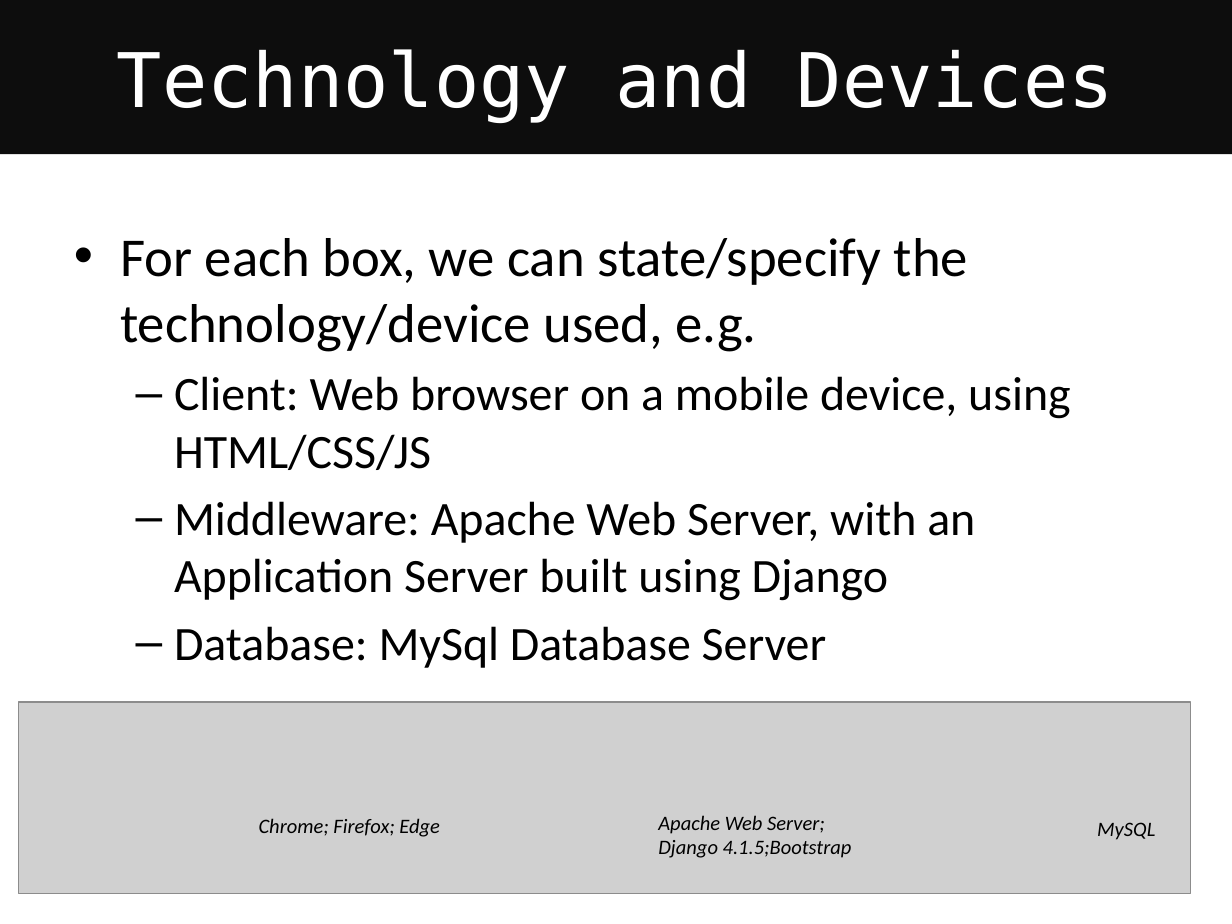
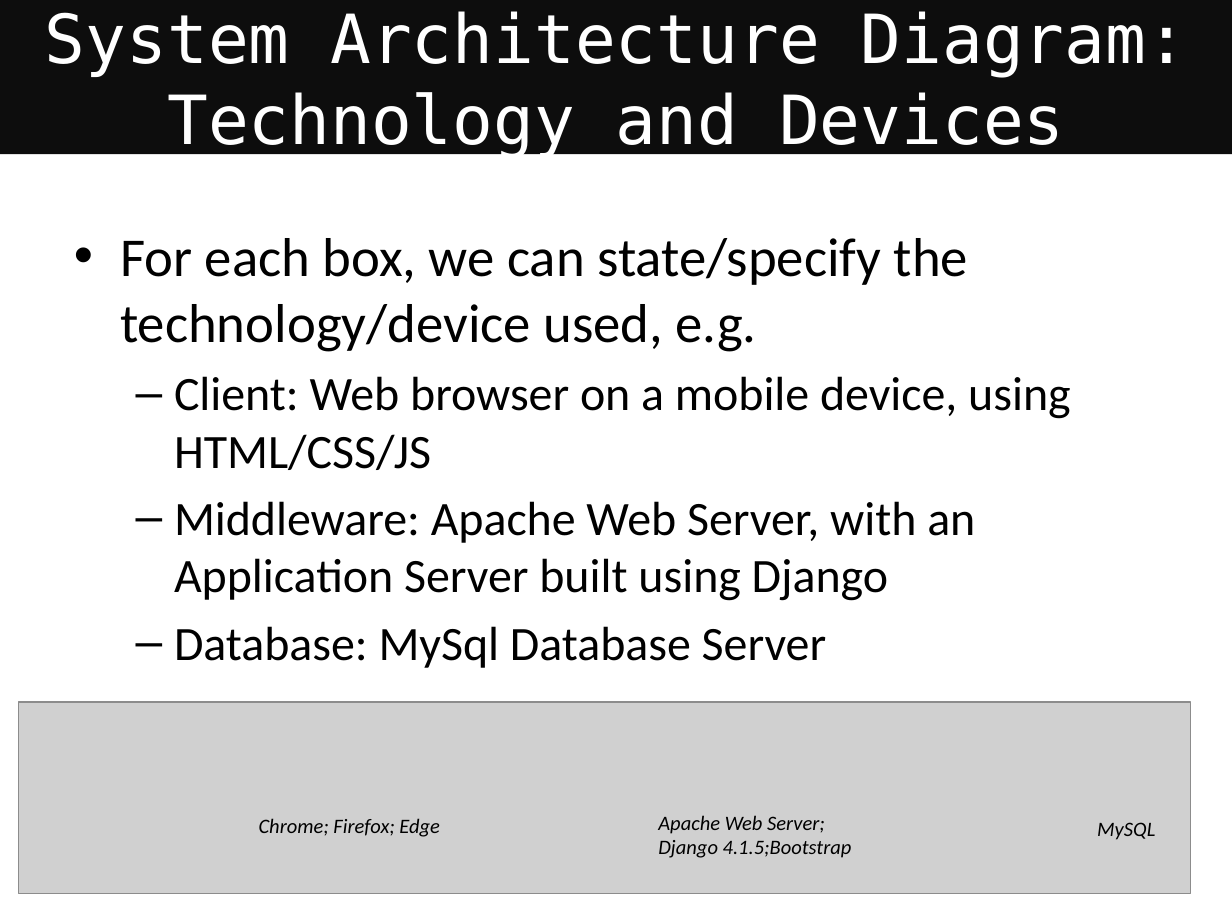
Before and after one commit to neverbiasu/awesome-uofg-msc-cs, a slide deck: slide 52 of materials/semester-2/COMPSCI5012-internet-technology/lectures/L1-IntroSysArchDBInfoArch.pptx (slide 51 before the commit). Drawn at 1232x924 pixels with LibreOffice and Linux fonts; fonts in the diff are those of the drawing; grey boxes stand for pictures. Boxes give left, top, right and bottom in pixels: in the first picture for what was removed or moved away, otherwise in the second. Text is boxed around its words. In the diff, an @@ line names an element or a change of style, - is before the commit and + after.

```diff
--- a/materials/semester-2/COMPSCI5012-internet-technology/lectures/L1-IntroSysArchDBInfoArch.pptx
+++ b/materials/semester-2/COMPSCI5012-internet-technology/lectures/L1-IntroSysArchDBInfoArch.pptx
@@ title at [45, 11, 1187, 159]: text changed; size 44 to 39.6 pt @@
-Technology and Devices
+System Architecture Diagram: Technology and Devices
```
Also in this commit, not shown: 10 other slides changed, 2 slides added, 10 other files.
